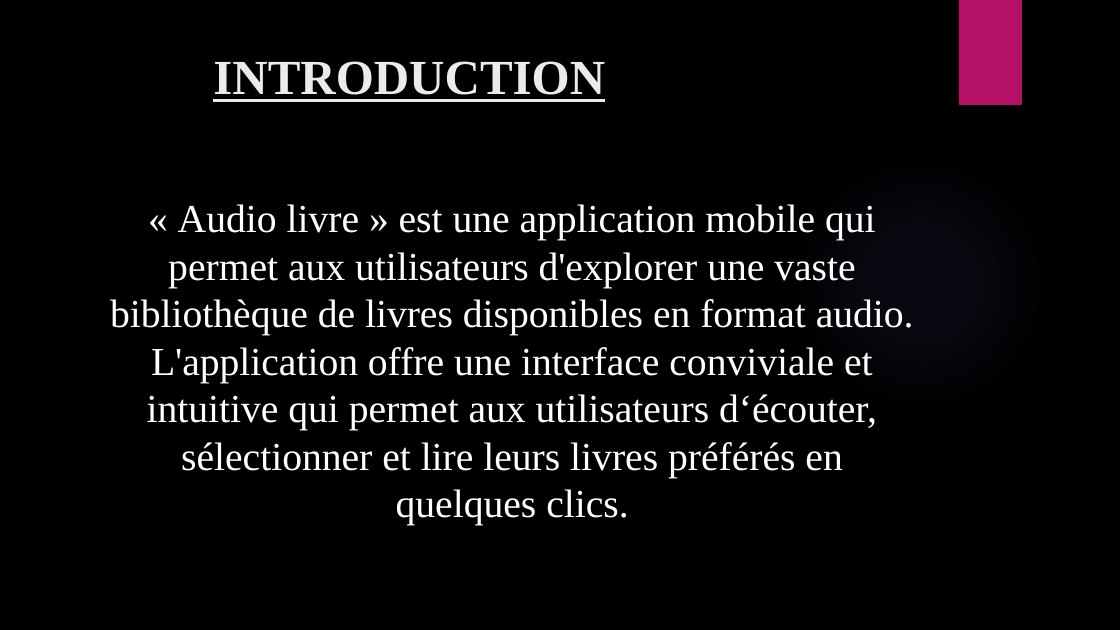
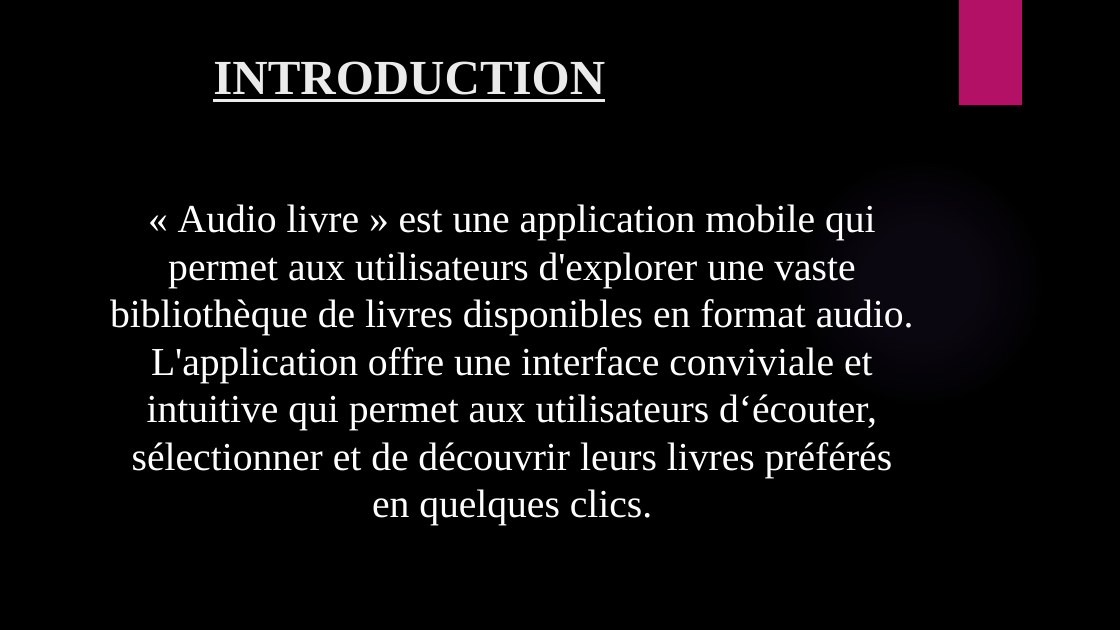
Before and after one commit to MadoNgom/Mobile-App, a slide deck: slide 2 of RAPPORT DU PROJET IONIC.pptx. Drawn at 1120x630 pixels with LibreOffice and Linux fonts; fonts in the diff are those of the drawing; background and template pictures are left out. Boxes give left, top, right and bottom in pixels: in the first picture for what was removed or moved away, otherwise in the second. Text is boxed around its words. In the diff, an @@ line names an element or a change of style, - is before the commit and + after.

```diff
--- a/RAPPORT DU PROJET IONIC.pptx
+++ b/RAPPORT DU PROJET IONIC.pptx
@@ text at box(110, 204, 914, 526): text changed @@
-« Audio livre » est une application mobile qui permet aux utilisateurs d'explorer une vaste bibliothèque de livres disponibles en format audio. L'application offre une interface conviviale et intuitive qui permet aux utilisateurs d‘écouter, sélectionner et lire leurs livres préférés en quelques clics.
+« Audio livre » est une application mobile qui permet aux utilisateurs d'explorer une vaste bibliothèque de livres disponibles en format audio. L'application offre une interface conviviale et intuitive qui permet aux utilisateurs d‘écouter, sélectionner et de découvrir leurs livres préférés en quelques clics.
```
Also in this commit, not shown: 2 other slides changed, 11 slides added.
